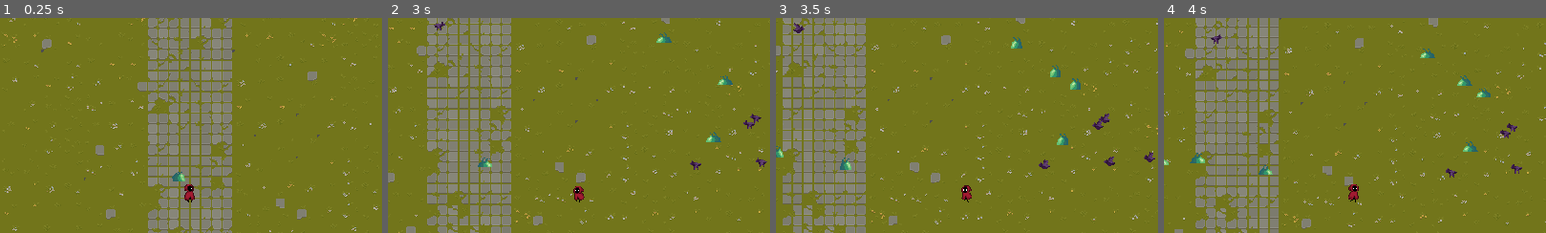
Above: before the commit, frames 1-4 (left to right).
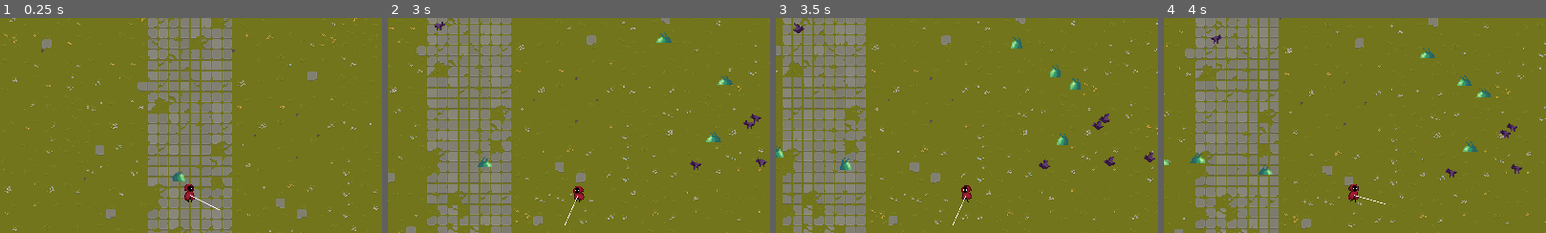
Above: after the commit, the same moments.

Repository: reyhanfarabi/project-survive
Game: Godot game, scene res://scenes/game.tscn
Same seed, same stepped clock (60 frames per second), same inputs: the game is played once before the commit and once after it. The project has no main scene, so this scene is started directly.
Inputs (mouse positions are % of the whole screen's width and height, from its top left):
- Up to frame 1 (0.25 s): no input
- Up to frame 2 (3 s): move the mouse to (72, 45) at 0.52 s; hold D (right) 0.53-1.28 s; tap W (top) every 0.75 s from 0.6 to 2.85 s; move the mouse to (30, 55) at 1.27 s; hold S (down) 1.28-2.03 s; move the mouse to (60, 28) at 2.02 s; hold D (right) from 2.03 s (still down); move the mouse to (45, 70) at 2.77 s
- Up to frame 3 (3.5 s): keep holding D (right)
- Up to frame 4 (4 s): move the mouse to (80, 65) at 3.52 s; release D (right) at 3.53 s; hold A (left) from 3.53 s (still down); tap W (top) at 3.6 s
The pictures show only the part of the screen within x 25-75%, y 8-58%; the shares and areas given below are measured in that part.

The runs differ from the first frame. In frame 1, less than 0.1% of the frame differs, in the area x 49-58%, y 82-90%; in frame 2, less than 0.1%; in frame 3, less than 0.1%; in frame 4, less than 0.1%.

Commit message:
overhaul attack system to implement look at system

Diff:
--- a/scenes/player.tscn
+++ b/scenes/player.tscn
@@ -10,13 +10,61 @@
 shader_parameter/is_damage_taken = false
 
 [sub_resource type="RectangleShape2D" id="RectangleShape2D_pefr1"]
-size = Vector2(21, 16.5)
-
-[sub_resource type="RectangleShape2D" id="RectangleShape2D_d7102"]
-size = Vector2(44, 87)
+size = Vector2(16, 8.25)
 
 [sub_resource type="RectangleShape2D" id="RectangleShape2D_mhitv"]
-size = Vector2(20, 44)
+size = Vector2(16, 28)
+
+[sub_resource type="Animation" id="Animation_5o7e5"]
+length = 0.001
+tracks/0/type = "value"
+tracks/0/imported = false
+tracks/0/enabled = true
+tracks/0/path = NodePath("Sprite2D:texture")
+tracks/0/interp = 1
+tracks/0/loop_wrap = true
+tracks/0/keys = {
+"times": PackedFloat32Array(0),
+"transitions": PackedFloat32Array(1),
+"update": 1,
+"values": [ExtResource("4_plceh")]
+}
+tracks/1/type = "value"
+tracks/1/imported = false
+tracks/1/enabled = true
+tracks/1/path = NodePath("Sprite2D:hframes")
+tracks/1/interp = 1
+tracks/1/loop_wrap = true
+tracks/1/keys = {
+"times": PackedFloat32Array(0),
+"transitions": PackedFloat32Array(1),
+"update": 1,
+"values": [8]
+}
+tracks/2/type = "value"
+tracks/2/imported = false
+tracks/2/enabled = true
+tracks/2/path = NodePath("Sprite2D:vframes")
+tracks/2/interp = 1
+tracks/2/loop_wrap = true
+tracks/2/keys = {
+"times": PackedFloat32Array(0),
+"transitions": PackedFloat32Array(1),
+"update": 1,
+"values": [9]
+}
+tracks/3/type = "value"
+tracks/3/imported = false
+tracks/3/enabled = true
+tracks/3/path = NodePath("Sprite2D:frame")
+tracks/3/interp = 1
+tracks/3/loop_wrap = true
+tracks/3/keys = {
+"times": PackedFloat32Array(0),
+"transitions": PackedFloat32Array(1),
+"update": 1,
+"values": [0]
+}
 
 [sub_resource type="Animation" id="Animation_03kl3"]
 resource_name = "idle"
@@ -72,57 +120,6 @@
 "values": [0, 1]
 }
 
-[sub_resource type="Animation" id="Animation_5o7e5"]
-length = 0.001
-tracks/0/type = "value"
-tracks/0/imported = false
-tracks/0/enabled = true
-tracks/0/path = NodePath("Sprite2D:texture")
-tracks/0/interp = 1
-tracks/0/loop_wrap = true
-tracks/0/keys = {
-"times": PackedFloat32Array(0),
-"transitions": PackedFloat32Array(1),
-"update": 1,
-"values": [ExtResource("4_plceh")]
-}
-tracks/1/type = "value"
-tracks/1/imported = false
-tracks/1/enabled = true
-tracks/1/path = NodePath("Sprite2D:hframes")
-tracks/1/interp = 1
-tracks/1/loop_wrap = true
-tracks/1/keys = {
-"times": PackedFloat32Array(0),
-"transitions": PackedFloat32Array(1),
-"update": 1,
-"values": [8]
-}
-tracks/2/type = "value"
-tracks/2/imported = false
-tracks/2/enabled = true
-tracks/2/path = NodePath("Sprite2D:vframes")
-tracks/2/interp = 1
-tracks/2/loop_wrap = true
-tracks/2/keys = {
-"times": PackedFloat32Array(0),
-"transitions": PackedFloat32Array(1),
-"update": 1,
-"values": [9]
-}
-tracks/3/type = "value"
-tracks/3/imported = false
-tracks/3/enabled = true
-tracks/3/path = NodePath("Sprite2D:frame")
-tracks/3/interp = 1
-tracks/3/loop_wrap = true
-tracks/3/keys = {
-"times": PackedFloat32Array(0),
-"transitions": PackedFloat32Array(1),
-"update": 1,
-"values": [0]
-}
-
 [sub_resource type="Animation" id="Animation_wflf6"]
 resource_name = "walking"
 length = 0.8
@@ -196,29 +193,27 @@
 vframes = 9
 
 [node name="CollisionShape2D" type="CollisionShape2D" parent="."]
-position = Vector2(0.5, 8)
+position = Vector2(-1, 3.875)
 shape = SubResource("RectangleShape2D_pefr1")
 
-[node name="AttackHitbox" type="Area2D" parent="."]
+[node name="Weapon" type="Area2D" parent="."]
 position = Vector2(0, -10)
 collision_mask = 4
 
-[node name="ColorRect" type="ColorRect" parent="AttackHitbox"]
-offset_left = -55.0
-offset_top = -39.0
-offset_right = -11.0
-offset_bottom = 48.0
-color = Color(1, 0.729412, 0, 0.490196)
-
-[node name="CollisionShape2D" type="CollisionShape2D" parent="AttackHitbox"]
-position = Vector2(-33, 4.5)
-shape = SubResource("RectangleShape2D_d7102")
+[node name="Sword" type="Line2D" parent="Weapon"]
+position = Vector2(0, 5)
+points = PackedVector2Array(0, 0, 50, 0)
+width = 1.0
+
+[node name="AttackCollisionShape" type="CollisionPolygon2D" parent="Weapon"]
+position = Vector2(0, 5)
+polygon = PackedVector2Array(25, -43, 32, -38, 38, -32, 43, -25, 47, -17, 49, -9, 50, 0, 49, 9, 47, 17, 43, 25, 38, 32, 32, 38, 25, 43, 0, 0)
 
 [node name="BodyArea" type="Area2D" parent="."]
 collision_mask = 8
 
 [node name="CollisionShape2D" type="CollisionShape2D" parent="BodyArea"]
-position = Vector2(0, -6)
+position = Vector2(-1, -8)
 shape = SubResource("RectangleShape2D_mhitv")
 
 [node name="AttackTimer" type="Timer" parent="."]
--- a/scripts/player.gd
+++ b/scripts/player.gd
@@ -16,15 +16,14 @@
 func _start():
 	$PlayerCamera2D.make_current()
 	$AttackTimer.wait_time = _resource.attack_cooldown
-	$AttackHitbox.hide()
 	_resource.setup_level()
 
 
 func _physics_process(_delta):
 	var input = Input.get_vector("left", "right", "top", "down")
 	_handle_movement(input)
-	_handle_facing(_get_mouse_lookat_vector())
-	_handle_attack()
+	_handle_character_facing(_get_mouse_lookat_vector())
+	_handle_attack(_get_mouse_lookat_vector())
 	_handle_destory()
 	_collect_drops()
 
@@ -41,18 +40,26 @@
 	move_and_slide()
 
 
-func _handle_facing(input):
+func _handle_character_facing(input):
 	# handle horizontal facing
 	if input.x > 0:
 		get_node("Sprite2D").set_flip_h(false)
-		$AttackHitbox.scale = Vector2(-1, 1)
+		#$AttackHitbox.scale = Vector2(-1, 1)
 
 	elif input.x < 0:
 		get_node("Sprite2D").set_flip_h(true)
-		$AttackHitbox.scale = Vector2(1, 1)
+		#$AttackHitbox.scale = Vector2(1, 1)
 
 
-func _handle_attack():
+func _handle_weapon_facing(look_at_vec):
+	$Weapon/Sword.rotation = look_at_vec.angle()
+	$Weapon/AttackCollisionShape.rotation = look_at_vec.angle()
+
+
+func _handle_attack(look_at_vec):
+	# handle where to attack
+	_handle_weapon_facing(look_at_vec)
+
 	# check if possible to attack
 	if not _can_attack:
 		return
@@ -60,7 +67,7 @@
 	$AttackTimer.start()
 
 	# handle deal damage to all enemy inside the hitbox
-	for area in $AttackHitbox.get_overlapping_areas():
+	for area in $Weapon.get_overlapping_areas():
 		if area.is_in_group("enemies"):
 			area.deal_damage(_resource.attack_damage)
 
Not shown: 1 places in scenes/player.tscn that only renumber resources
